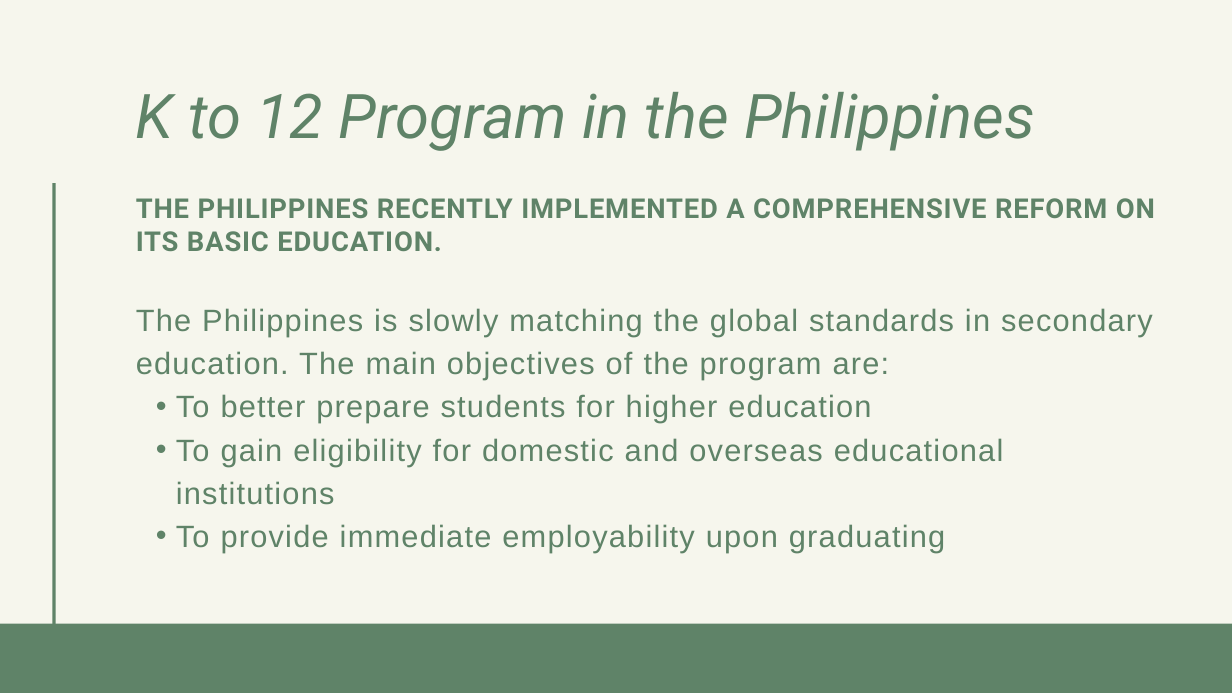
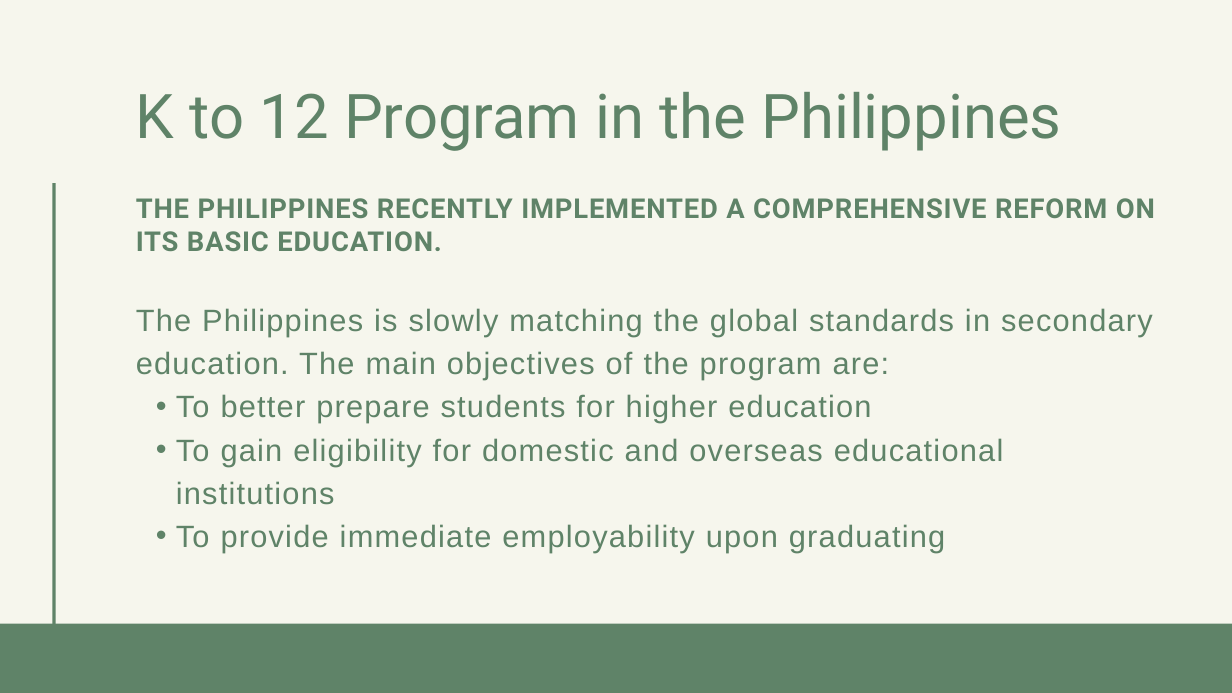
Before and after one commit to blankart/dhla-web-app, a slide deck: slide 3 of SP/Proposal.pptx. Drawn at 1232x693 pixels with LibreOffice and Linux fonts; fonts in the diff are those of the drawing. Boxes give left, top, right and bottom in pixels: in the first picture for what was removed or moved away, otherwise in the second. Text is boxed around its words. In the diff, an @@ line names an element or a change of style, - is before the commit and + after.

Commit message:
Format ppt

```diff
--- a/SP/Proposal.pptx
+++ b/SP/Proposal.pptx
@@ text "K to 12 Program in ..." at (136,92,1061,151): italic off @@
```
Also in this commit, not shown: 21 other slides changed, 8 other files.
